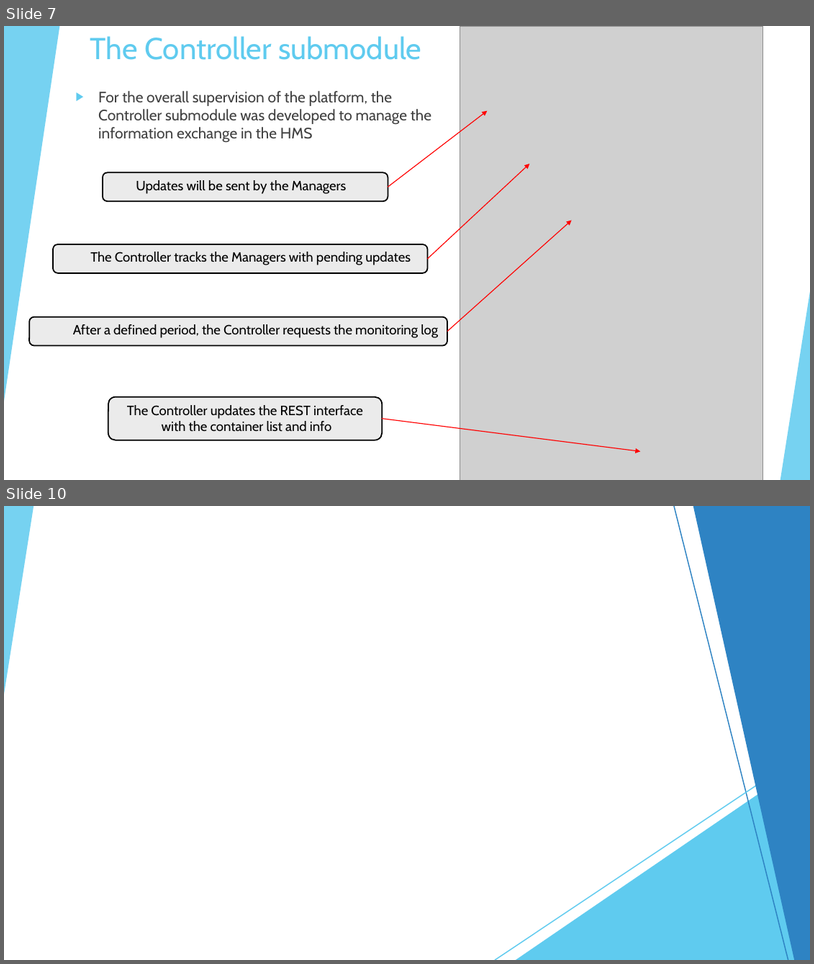
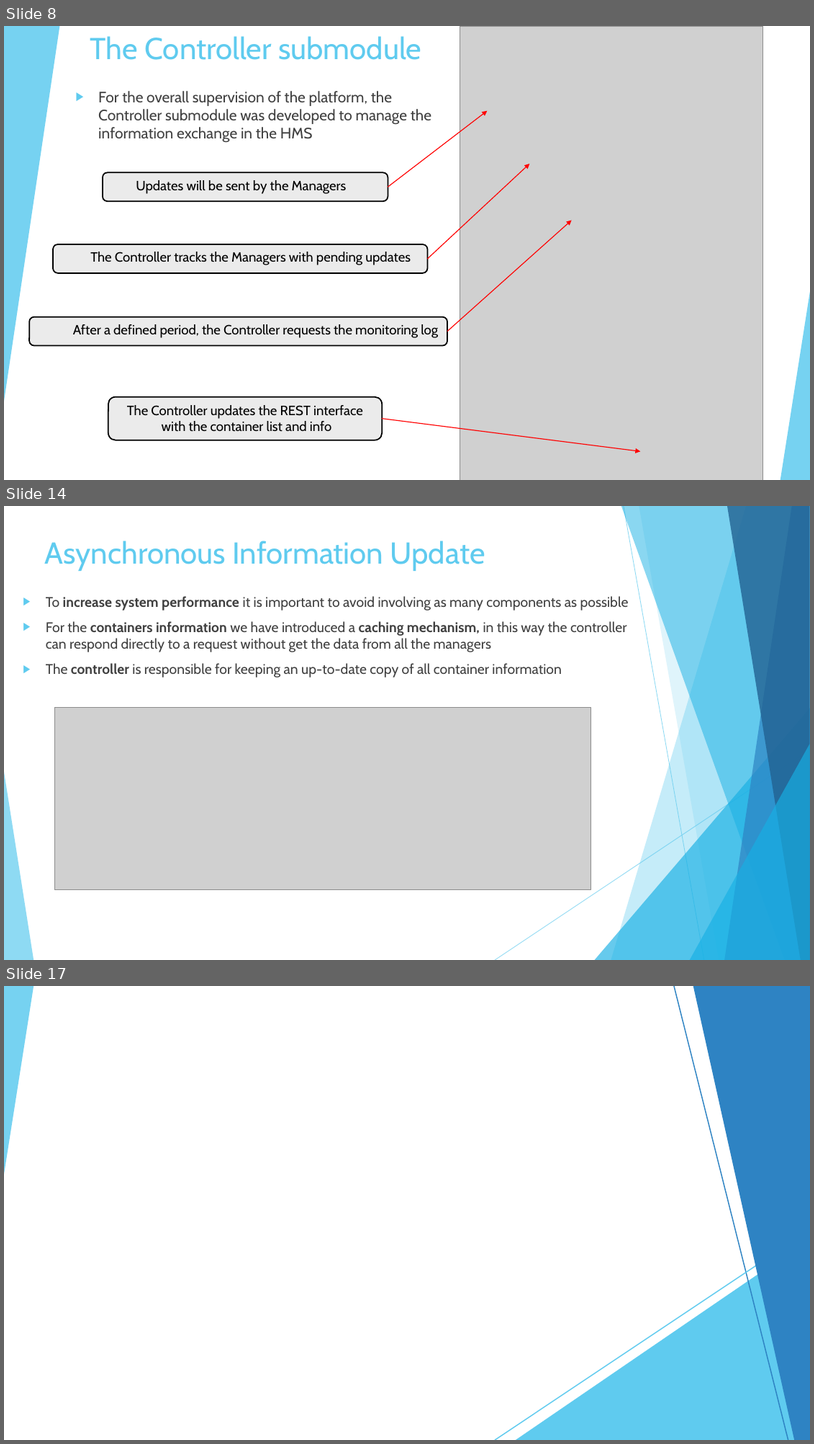
Before and after one commit to BarsantiNicola/DockerHealthMonitoring, a slide deck: Documentation/Cloud-Computing-Proj-Presentation.pptx. Shown one above the other, each under a label of ours: slides 7 and 10 before the commit, slides 8, 14 and 17 after it; the slides between them are not shown. The pictures are 814x964 and 814x1444 pixels, drawn with LibreOffice and Linux fonts; fonts in the diff are those of the drawing; grey boxes stand for pictures. Boxes give left, top, right and bottom in pixels: in the first picture for what was removed or moved away, otherwise in the second. Text is boxed around its words. In the diff, an @@ line names an element or a change of style, - is before the commit and + after.

```diff
--- a/Documentation/Cloud-Computing-Proj-Presentation.pptx
+++ b/Documentation/Cloud-Computing-Proj-Presentation.pptx
@@ slide 14 added at bbox=[4, 506, 810, 960], background #FFFFFF; not listed: 10 template elements that a slide beside it also shows @@
@@ title added at bbox=[44, 541, 486, 571], 36 pt, text #5FCBEF @@
+Asynchronous Information Update
@@ text added at bbox=[46, 596, 629, 677], 16.6 pt, text #404040 @@
+▶ To increase system performance it is important to avoid involving as many components as possible
+▶ For the containers information we have introduced a caching mechanism, in this way the controller can respond directly to a request without get the data from all the managers
+▶ The controller is responsible for keeping an up-to-date copy of all container information
@@ picture added at bbox=[55, 708, 592, 890] @@
@@ what was slide 7 is now slide 8 @@
@@ what was slide 10 is now slide 17 @@
```
Also in this commit, not shown: 2 slides changed, 7 other slides added, 2 slides removed.
